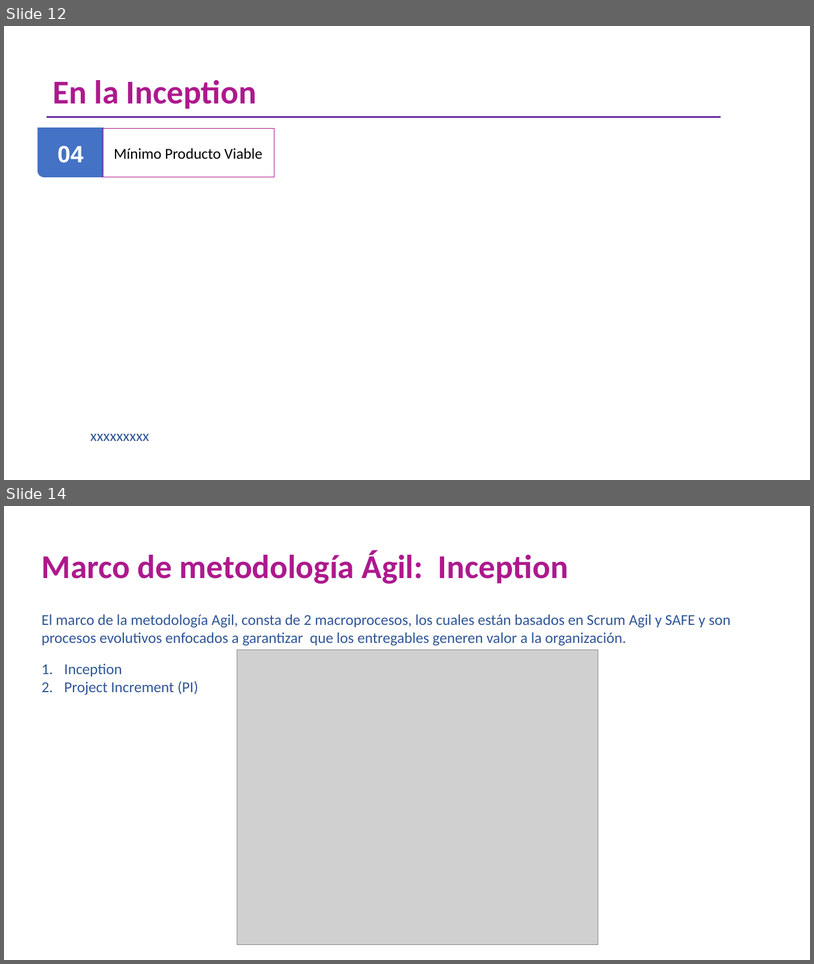
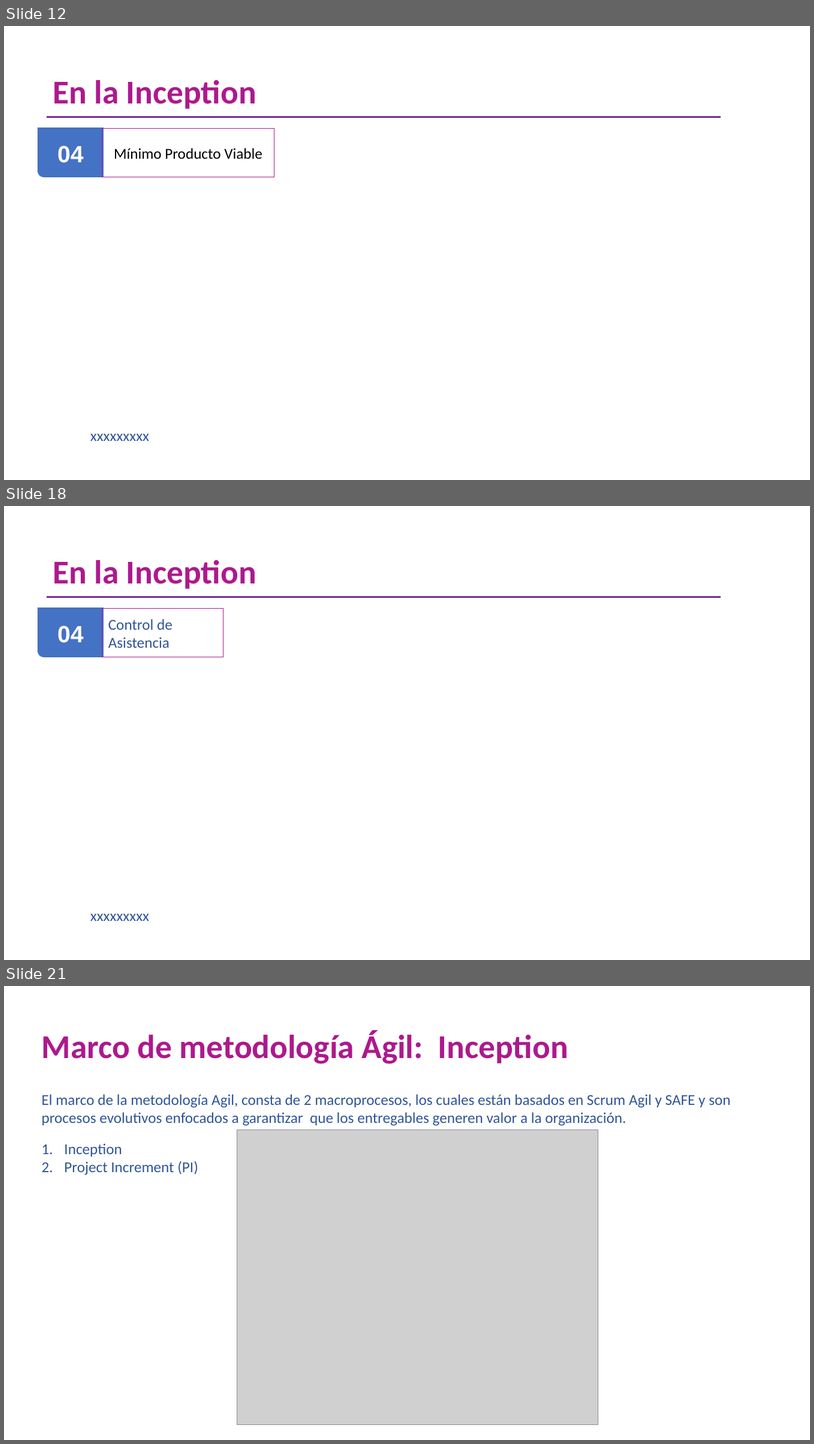
Before and after one commit to omesan/Agile, a slide deck: Stefanini/Stefanini.Clientes/Stefanini.Cliente.Experian/PMO metodología V.4.pptx. Shown one above the other, each under a label of ours: slides 12 and 14 before the commit, slides 12, 18 and 21 after it; the slides between them are not shown. The pictures are 814x964 and 814x1444 pixels, drawn with LibreOffice and Linux fonts; fonts in the diff are those of the drawing; grey boxes stand for pictures; background and template pictures are left out. Boxes give left, top, right and bottom in pixels: in the first picture for what was removed or moved away, otherwise in the second. Text is boxed around its words. In the diff, an @@ line names an element or a change of style, - is before the commit and + after.

```diff
--- a/Stefanini/Stefanini.Clientes/Stefanini.Cliente.Experian/PMO metodología V.4.pptx
+++ b/Stefanini/Stefanini.Clientes/Stefanini.Cliente.Experian/PMO metodología V.4.pptx
@@ slide 18 added at (4,506,810,960), background #FFFFFF @@
@@ title added at (53,560,257,589), 39.6 pt, text #AD198D, bold @@
+En la Inception
@@ freeform shape added at (37,607,103,657), fill #4472C4 @@
@@ line added from (47, 597) to (721, 597), #7030A0 2.25 pt @@
@@ rectangle added at (102,608,224,657), outline #AD198D 0.75 pt, 18 pt, text #2F5597 @@
+Control de Asistencia
@@ text added at (57,625,84,643), 28 pt, text #FFFFFF, bold @@
+04
@@ text added at (90,913,149,921), 18 pt, text #2F5597 @@
+  xxxxxxxxx
@@ what was slide 14 is now slide 21 @@
```
Also in this commit, not shown: 5 slides changed, 6 other slides added, 2 other files.
